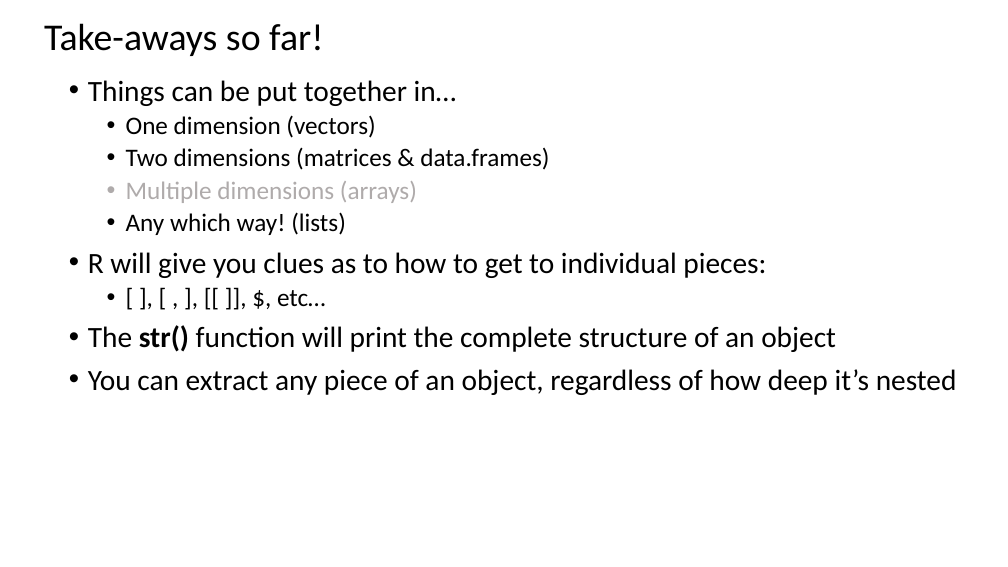
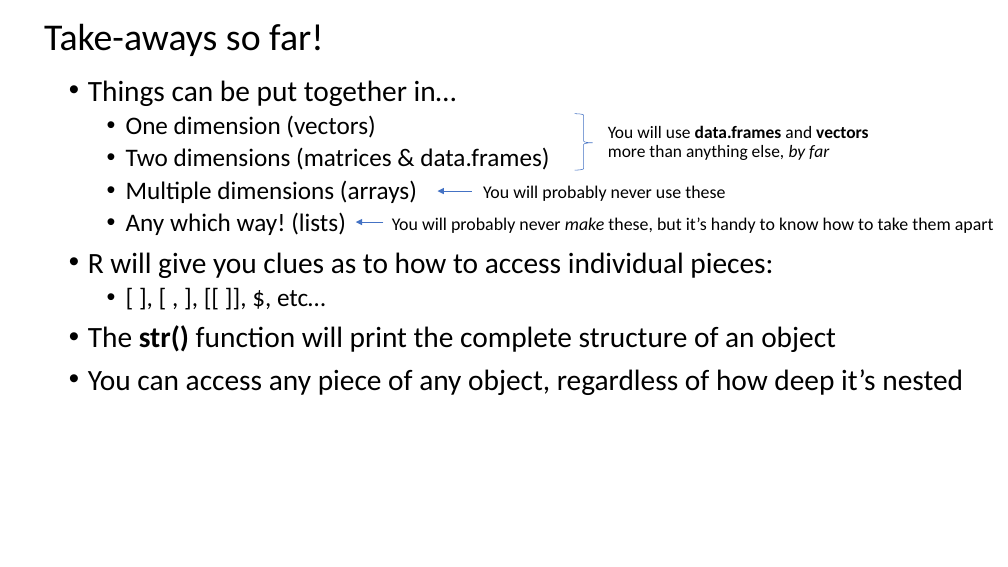
Before and after one commit to justinpriest/ADFG_R_Intro_Workshop, a slide deck: slide 15 of presentations/4 - Programming Basics 2 - Under the Hood.pptx (slide 12 before the commit). Drawn at 1008x567 pixels with LibreOffice and Linux fonts; fonts in the diff are those of the drawing. Boxes give left, top, right and bottom in pixels: in the first picture for what was removed or moved away, otherwise in the second. Text is boxed around its words. In the diff, an @@ line names an element or a change of style, - is before the commit and + after.

```diff
--- a/presentations/4 - Programming Basics 2 - Under the Hood.pptx
+++ b/presentations/4 - Programming Basics 2 - Under the Hood.pptx
@@ right brace added at box(575, 113, 593, 170), outline #4472C4 0.5 pt @@
@@ text added at box(608, 125, 868, 160), 16.6 pt, text #000000 @@
+You will use data.frames and vectors more than anything else, by far
@@ text at box(126, 180, 417, 203): text colour #AFABAB to #000000 in "Multiple dimensions (arrays)" @@
@@ arrow added from (472, 191) to (438, 191), #4472C4 0.5 pt @@
@@ text added at box(483, 185, 725, 201), 17 pt, text #000000 @@
+You will probably never use these
@@ arrow added from (383, 222) to (356, 222), #4472C4 0.5 pt @@
@@ text added at box(392, 217, 994, 233), 17 pt, text #000000 @@
+You will probably never make these, but it’s handy to know how to take them apart
@@ text at box(88, 252, 773, 278): text changed @@
-• R will give you clues as to how to get to individual pieces:
+• R will give you clues as to how to access individual pieces:
@@ text at box(88, 369, 963, 395): text changed @@
-• You can extract any piece of an object, regardless of how deep it’s nested
+• You can access any piece of any object, regardless of how deep it’s nested
```
Also in this commit, not shown: 8 other slides changed, 7 slides added, 5 slides removed, 3 other files.
